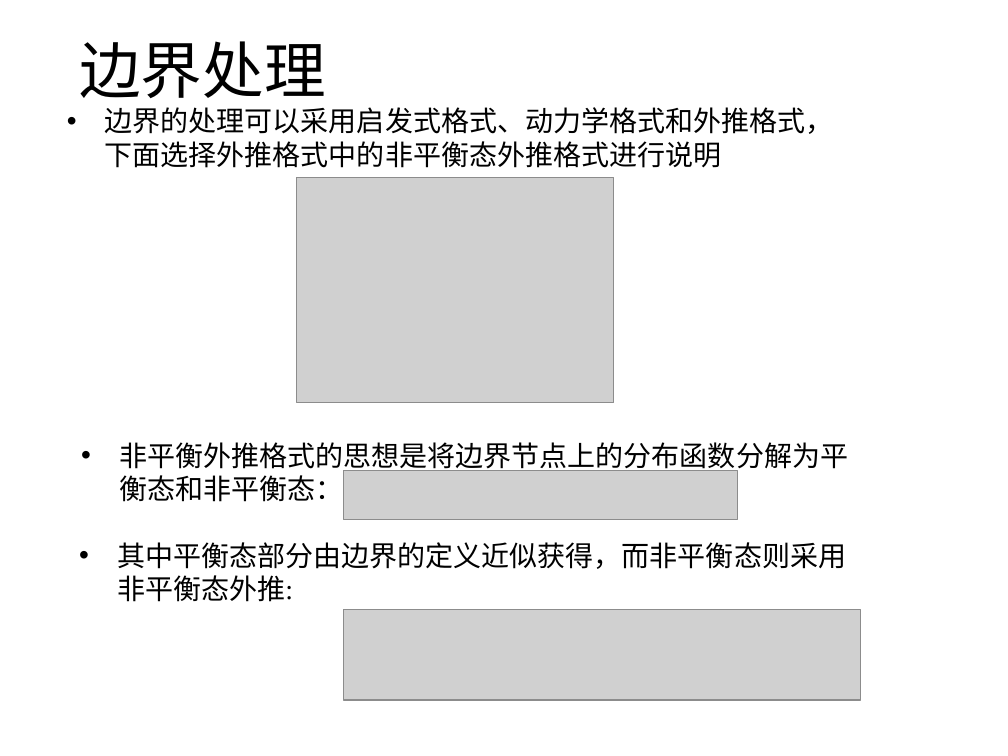
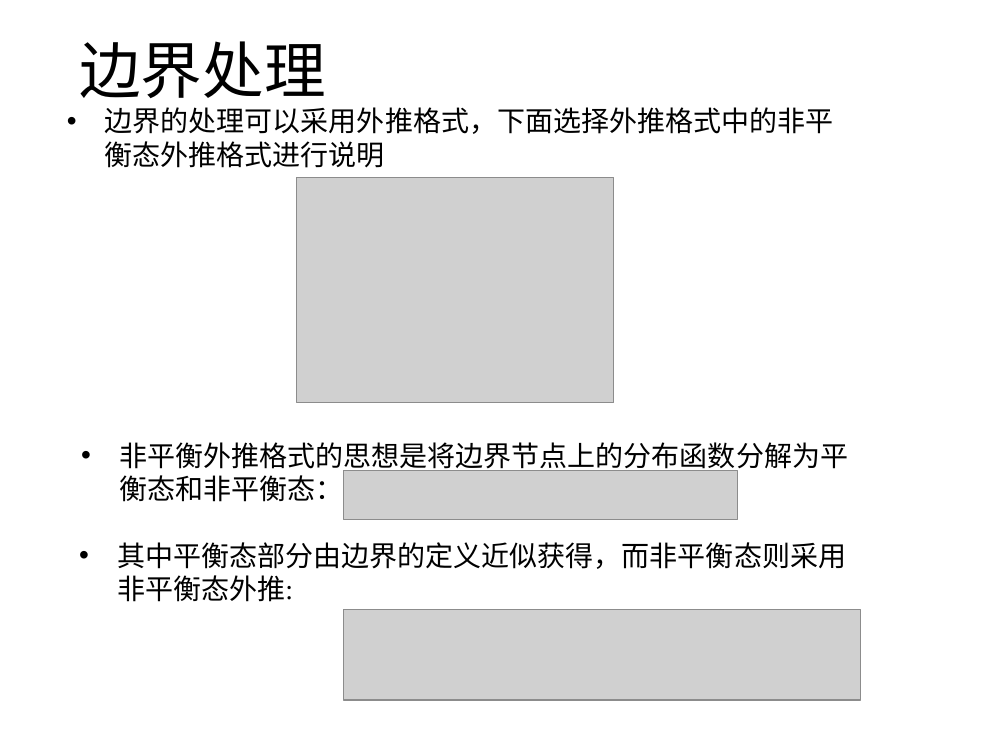
Before and after one commit to hohiroki/homework, a slide deck: slide 7 of NO2/bolzmann.pptx (slide 6 before the commit). Drawn at 1008x756 pixels with LibreOffice and Linux fonts; fonts in the diff are those of the drawing; grey boxes stand for pictures. Boxes give left, top, right and bottom in pixels: in the first picture for what was removed or moved away, otherwise in the second. Text is boxed around its words. In the diff, an @@ line names an element or a change of style, - is before the commit and + after.

```diff
--- a/NO2/bolzmann.pptx
+++ b/NO2/bolzmann.pptx
@@ text at [105, 107, 834, 168]: text changed @@
-• 边界的处理可以采用启发式格式、动力学格式和外推格式，下面选择外推格式中的非平衡态外推格式进行说明
+• 边界的处理可以采用外推格式，下面选择外推格式中的非平衡态外推格式进行说明
```
Also in this commit, not shown: 3 slides added, 1 other file.
